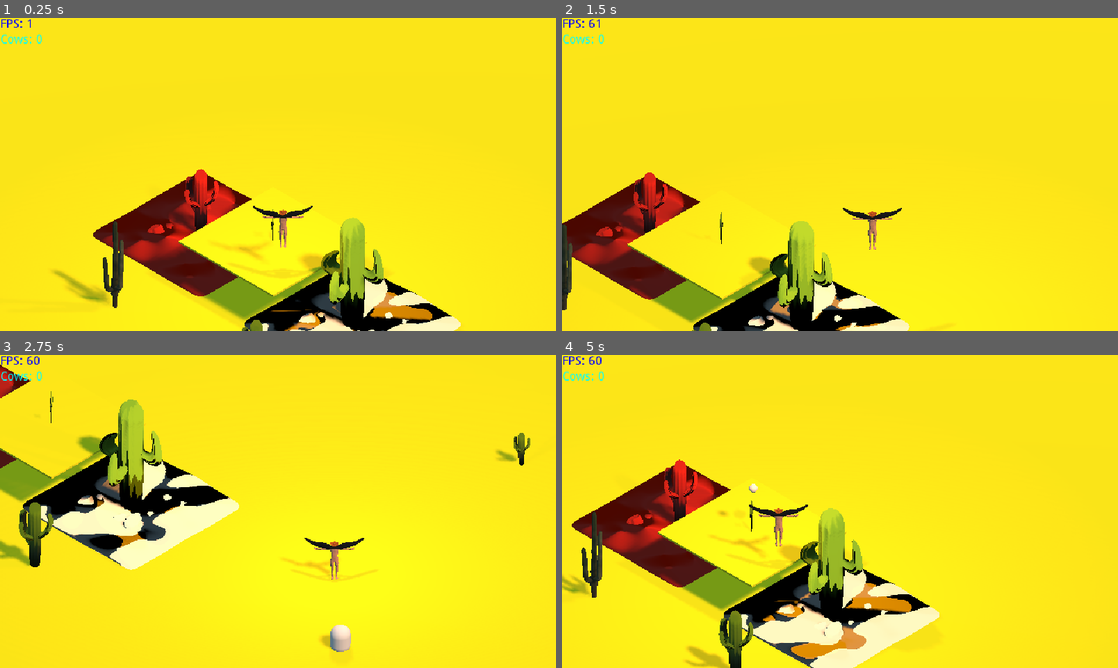
Above: before the commit, frames 1-4 (two rows, left to right).
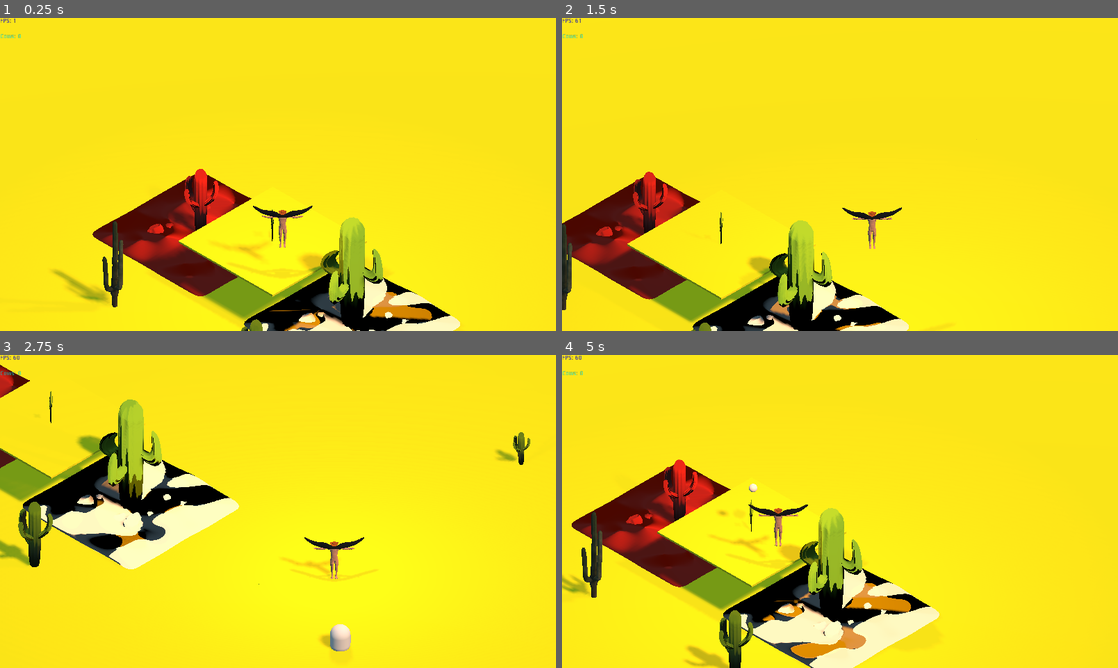
Above: after the commit, the same moments.

Repository: Wharfiggle/GRAZER
Game: Godot game, scene res://Levels/Level.tscn
Same seed, same stepped clock (60 frames per second), same inputs: the game is played once before the commit and once after it.
Inputs:
- Up to frame 1 (0.25 s): no input
- Up to frame 2 (1.5 s): hold Right (ui_right) 0.53-1.28 s; tap Q (Follow Wait) at 0.6 s; tap Space (jump) at 0.77 s; hold Down (ui_down) from 1.28 s (still down); tap O (cowParty) at 1.35 s
- Up to frame 3 (2.75 s): tap Space (jump) at 1.52 s; release Down (ui_down) at 2.03 s; hold Right (ui_right) from 2.03 s (still down); tap Shift (dodge) at 2.1 s
- Up to frame 4 (5 s): release Right (ui_right) at 2.78 s; hold Up (ui_up) 2.78-3.53 s; tap 9 (shoot) at 2.85 s; tap Space (jump) at 3.02, 3.77, 4.52 s; hold Left (ui_left) from 3.53 s (still down); tap Q (Follow Wait) at 3.6 s; tap O (cowParty) at 4.35 s

The runs differ from the first frame. In frame 1, 1.0% of the frame differs, in the area x 0-83%, y 0-100%; in frame 2, 0.9%; in frame 3, 1.0%; in frame 4, 1.3%, in the area x 0-68%, y 0-100%.
Error in both runs: Attempt to call function 'get_overlapping_bodies' in base 'null instance' on a null instance. (res://Scripts/Ball.gd:110)

Commit message:
Improved Cow Obstacle Maneuvering

Diff:
--- a/Grazer/Prefabs/Cow.tscn
+++ b/Grazer/Prefabs/Cow.tscn
@@ -37,17 +37,17 @@
 transform = Transform( -3.93403e-08, 0, -1, 0, 1.2, 0, 0.9, 0, -4.37114e-08, 0.075, 0, 0.15 )
 
 [node name="RayCastMiddle" type="RayCast" parent="."]
-transform = Transform( 1, 0, 0, 0, -4.37114e-08, -1, 0, 1, -4.37114e-08, 0, 0.9, -1 )
+transform = Transform( 1, 0, 0, 0, -4.37114e-08, -1, 0, 1, -4.37114e-08, 0, 0.9, -0.8 )
 enabled = true
 cast_to = Vector3( 0, -2, 0 )
 
 [node name="RayCastRight" type="RayCast" parent="."]
-transform = Transform( 0.707106, -0.707106, 3.09086e-08, 0, -4.37114e-08, -1, 0.707106, 0.707106, -3.09086e-08, 0.5, 0.9, -1 )
+transform = Transform( 0.939692, -0.34202, 1.49502e-08, 0, -4.37113e-08, -1, 0.34202, 0.939692, -4.10753e-08, 0.5, 0.9, -0.8 )
 enabled = true
 cast_to = Vector3( 0, -2, 0 )
 
 [node name="RayCastLeft" type="RayCast" parent="."]
-transform = Transform( 0.707106, 0.707106, -3.09086e-08, 0, -4.37114e-08, -1, -0.707106, 0.707106, -3.09086e-08, -0.5, 0.9, -1 )
+transform = Transform( 0.939692, 0.34202, -1.49502e-08, 0, -4.37113e-08, -1, -0.34202, 0.939692, -4.10753e-08, -0.5, 0.9, -0.8 )
 enabled = true
 cast_to = Vector3( 0, -2, 0 )
 script = SubResource( 2 )
--- a/Grazer/Scripts/Cow.gd
+++ b/Grazer/Scripts/Cow.gd
@@ -25,13 +25,12 @@
 export (float) var dragShake = 0.1
 var dragger = null
 var dragShakeOffset = 0
-#export (float) var maneuverTurnSpeed = 1.0
+export (float) var maneuverTurnSpeed = 2.5
 onready var rayCasts = [
 	get_node(NodePath("./RayCastLeft")),
 	get_node(NodePath("./RayCastMiddle")),
 	get_node(NodePath("./RayCastRight"))]
-#var maneuverOffset = 0
-#var maneuverVelocity
+var maneuverOffset = 0
 onready var model = get_node(NodePath("./Model"))
 var herd
 var velocity = Vector3(0, 0, 0)
@@ -89,43 +88,38 @@
 				rotate_y(maxSpeed)
 			elif(follow || (dragger != null)):
 				var targetAngle = atan2(targetVector.x, targetVector.y)
+				#counter clockwise
+				var targetAngleDir = 1
+				if(targetAngle + PI < rotation.y + PI):
+					#clockwise
+					targetAngleDir = -1
 
 				#rotate away from objects detected in raycasts
-				#maneuverVelocity = Vector3(0, 0, 0)
-				#var rayInd = 0
-				#var rayMagnitudes = [0, 0, 0]
-				#for i in rayCasts:
-					#if(i == null):
-						#printerr("Cow.gd: null raycasts oggofosodfodofsdfo!")
-					#elif(i.is_colliding()):
-						#var collision = i.get_collision_point()
-						#var t = (collision - i.global_translation).length()
-						#var collision = i.get_collision_point()
-						#collision = Vector2(collision.x, collision.z)
-						#var rayPos = Vector2(i.global_translation.x, i.global_translation.z)
-						#var magi = 100 / (collision - rayPos).length_squared()
-						#maneuverVelocity -= (i.cast_to.rotated(Vector3.UP, rotation.y) * magi)
-						#rayMagnitudes[rayInd] = t
-					#rayInd += 1
-				#if(rayMagnitudes[1] != 0):
-					#maneuverOffset = rayMagnitudes[1] * maneuverTurnSpeed * delta
-				#if(rayMagnitudes[0] != 0 && rayMagnitudes[2] != 0):
-					#maneuverOffset = rayMagnitudes[0] * maneuverTurnSpeed * delta
-				#elif(rayMagnitudes[0] != 0):
-					#maneuverOffset = -rayMagnitudes[0] * maneuverTurnSpeed * delta
-				#elif(rayMagnitudes[2] != 0):
-					#maneuverOffset = rayMagnitudes[2] * maneuverTurnSpeed * delta
-				#else:
-					#maneuverOffset = lerp_angle(
-						#maneuverOffset,
-						#0,
-						#lookSpeed * delta)
-					#if(maneuverOffset < 0.01):
-						#maneuverOffset = 0
-				#rotation.y += maneuverOffset
-
-				#if(maneuverOffset == 0):
-				#if(maneuverVelocity == Vector3.ZERO):
+				var rayInd = 0
+				var rayMags = [0, 0, 0]
+				for i in rayCasts:
+					if(i == null):
+						printerr("Cow.gd: null raycasts oggofosodfodofsdfo!")
+					elif(i.is_colliding()):
+						var collision = i.get_collision_point()
+						var t = 1.0 - (collision - i.global_translation).length() / 2.0 #divide by length of rayCast
+						rayMags[rayInd] = t
+					rayInd += 1
+				if(rayMags[0] != 0 && rayMags[2] != 0): #left and right
+					maneuverOffset = (rayMags[0] + rayMags[2]) / 2.0 * maneuverTurnSpeed * delta
+				elif(rayMags[0] != 0): #left
+					maneuverOffset = -rayMags[0] * maneuverTurnSpeed * delta
+				elif(rayMags[2] != 0): #right
+					maneuverOffset = rayMags[2] * maneuverTurnSpeed * delta
+				elif(rayMags[1] != 0): #middle
+					maneuverOffset = rayMags[1] * maneuverTurnSpeed * delta * targetAngleDir
+				else:
+					maneuverOffset = lerp_angle(
+						maneuverOffset,
+						0,
+						lookSpeed * delta)
+				rotation.y += maneuverOffset
+
 				#look at target
 				rotation.y = lerp_angle(
 					rotation.y,
--- a/Grazer/project.godot
+++ b/Grazer/project.godot
@@ -34,9 +34,6 @@
 window/size/width=1280
 window/size/height=720
 window/vsync/use_vsync=false
-window/stretch/mode="viewport"
-window/stretch/aspect="keep"
-window/stretch/shrink=2.0
 
 [gui]
 
